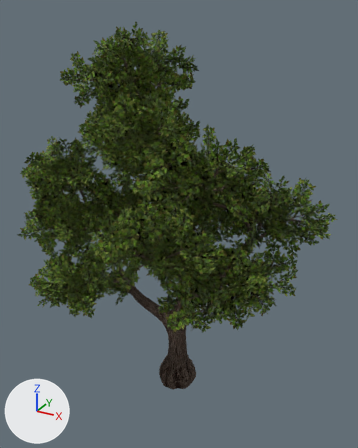
The glTF model public/model/tree/tree-v2.glb, before and after one commit.
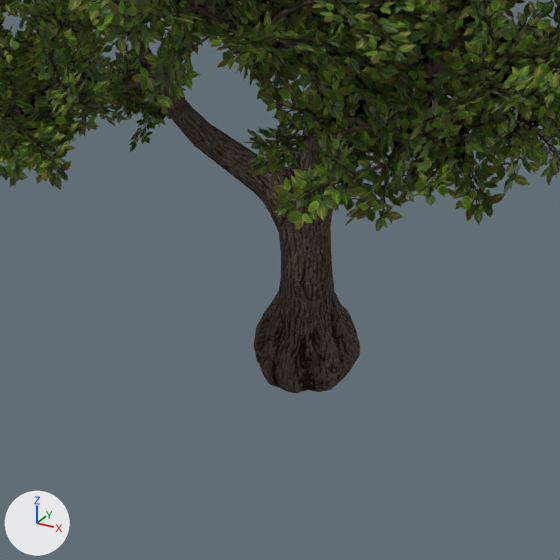
Each version appears first whole from a camera (50 mm lens) standing at (9.31, -16.4, 13.85) and looking at (-0.11, 0.73, 5.28), and next in a close-up on the part from 20% to 74% of the width and 56% to 100% of the height. Lighting does not change. The marker at lower left points along +X, +Y and +Z. The last two pictures show the newer version. Where no turn or scale is listed for an object, it has been applied to the vertices.

Before the edit, the objects in view are built like this:
```python
me_br_low_trunk_0 = bpy.data.meshes.new('br_low_trunk_0')
me_br_low_trunk_0.from_pydata(...)  # 4314 vertices, 8056 faces; spans x -6.2..6.2, y -4.9..4.9, z -7.5..7.5
me_br_low_trunk_0.materials.append(mat_trunk)
me_crown_merged_normal_leaves_0 = bpy.data.meshes.new('crown merged_normal leaves_0')
me_crown_merged_normal_leaves_0.from_pydata(...)  # 18517 vertices, 11865 faces; spans x -7.18..7.18, y -5.86..5.86, z -5.98..5.98
me_crown_merged_normal_leaves_0.materials.append(mat_normal_leaves)
ob_br_low_trunk_0 = bpy.data.objects.new('br_low_trunk_0', me_br_low_trunk_0)
ob_br_low_trunk_0.location = (-0.73, 0.37, 4.83)
ob_crown_merged_normal_leaves_0 = bpy.data.objects.new('crown merged_normal leaves_0', me_crown_merged_normal_leaves_0)
ob_crown_merged_normal_leaves_0.location = (-0.74, 0.4, 7.36)
```
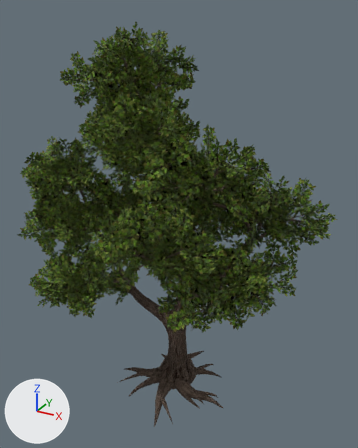
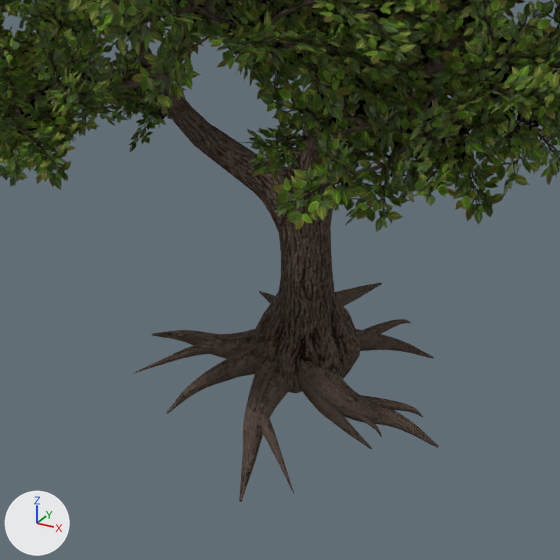
Boxes [x1, y1, x2, y2] around the edits, measured in the close-ups (560 x 560 px):
'btt_natural_roots', added (brown)
    after: [134, 282, 439, 502]

The change, as a diff of the scene's bpy script:
```diff
--- a/public/model/tree/tree-v2.glb.py
+++ b/public/model/tree/tree-v2.glb.py
@@ me_root_primary_01 @@
+me_root_primary_01.from_pydata(...)  # 3840 vertices, 7424 faces; spans x -2.72..2.72, y -2.82..2.82, z -0.5..0.5
+me_root_primary_01.materials.append(mat_trunk)
@@ ob_btt_natural_roots @@
+ob_btt_natural_roots = bpy.data.objects.new('btt_natural_roots', me_root_primary_01)
+ob_btt_natural_roots.location = (0.1, -0.07, -2.19)
```
